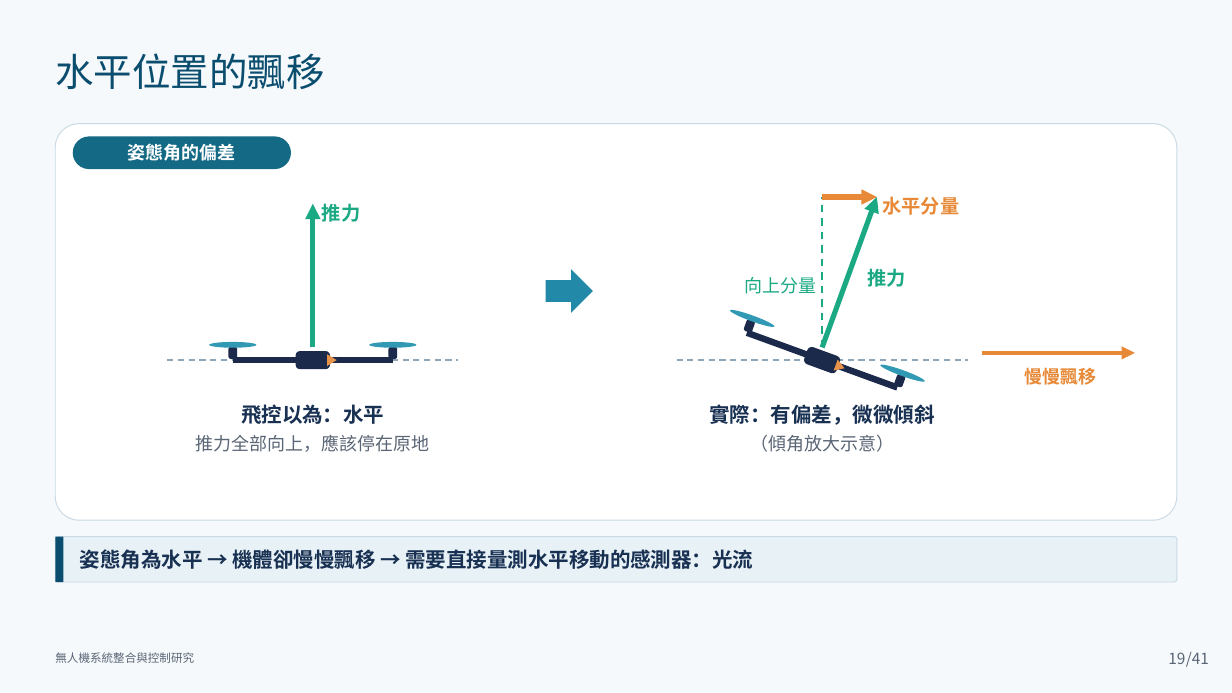
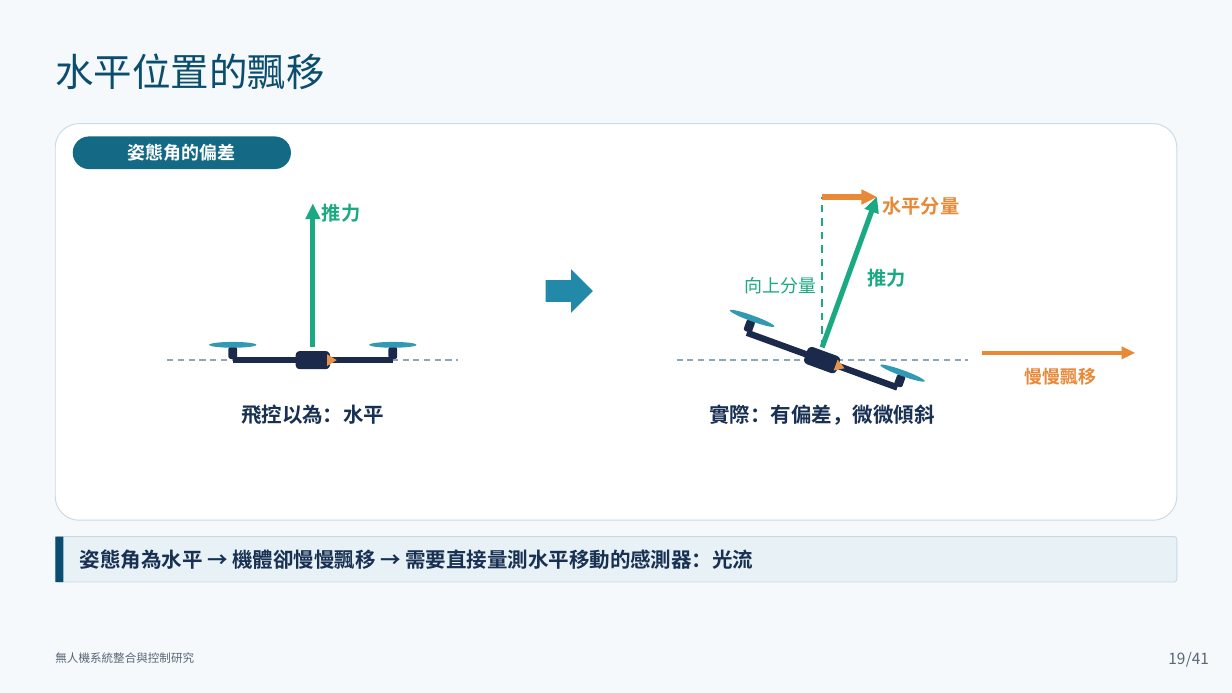
Before and after one commit to lingken1028/-, a slide deck: slide 19 of 無人機系統整合與控制研究_口試簡報 2.pptx. Drawn at 1232x693 pixels with LibreOffice and Linux fonts; fonts in the diff are those of the drawing. Boxes give left, top, right and bottom in pixels: in the first picture for what was removed or moved away, otherwise in the second. Text is boxed around its words. In the diff, an @@ line names an element or a change of style, - is before the commit and + after.

```diff
--- a/無人機系統整合與控制研究_口試簡報 2.pptx
+++ b/無人機系統整合與控制研究_口試簡報 2.pptx
@@ text removed at bbox=[196, 434, 430, 452] @@
-推力全部向上，應該停在原地
@@ text removed at bbox=[750, 435, 894, 452] @@
-（傾角放大示意）
```
Also in this commit, not shown: 11 other slides changed.
